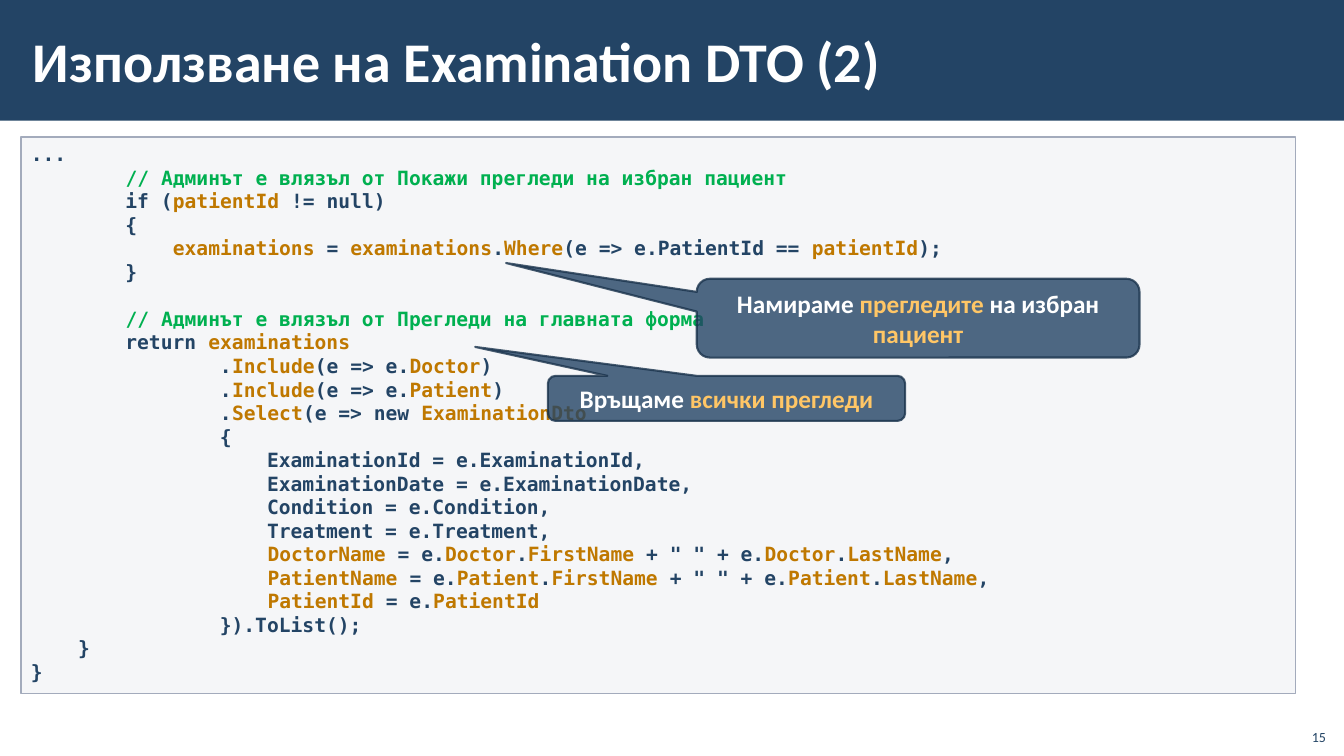
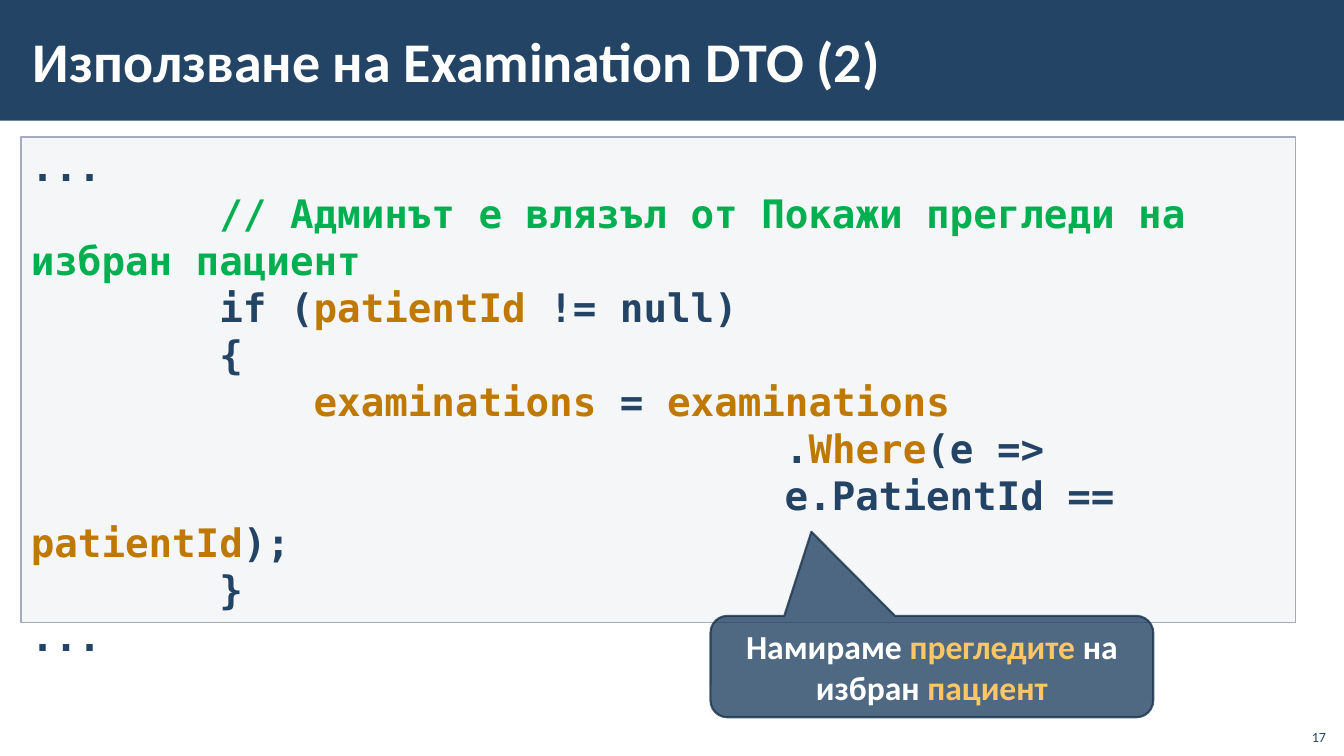
Before and after one commit to BG-IT-Edu/School-Programming, a slide deck: slide 17 of Courses/Software-Sciences/Module-4-Information-Systems-New/12-Implementation-of-Information-System/12-Implementation-of-Information-System-Third-Part.pptx (slide 15 before the commit). Drawn at 1344x756 pixels with LibreOffice and Linux fonts; fonts in the diff are those of the drawing; background and template pictures are left out. Boxes give left, top, right and bottom in pixels: in the first picture for what was removed or moved away, otherwise in the second. Text is boxed around its words. In the diff, an @@ line names an element or a change of style, - is before the commit and + after.

```diff
--- a/Courses/Software-Sciences/Module-4-Information-Systems-New/12-Implementation-of-Information-System/12-Implementation-of-Information-System-Third-Part.pptx
+++ b/Courses/Software-Sciences/Module-4-Information-Systems-New/12-Implementation-of-Information-System/12-Implementation-of-Information-System-Third-Part.pptx
@@ rectangle "...": place and size @@
-rectangle "..." at (21, 137, 1297, 694)
+rectangle "..." at (21, 137, 1297, 622)
@@ text in rectangle at (31, 199, 1185, 330): size 14 to 28 pt in "...", "// Админът е влязъл от Покажи прегледи ...", "if (patientId != null)", "{" and 1 more places @@
@@ text in rectangle at (125, 310, 989, 636): text changed; size 14 to 28 pt @@
-// Админът е влязъл от Прегледи на главната форма
-return examinations
-.Include(e => e.Doctor)
-.Include(e => e.Patient)
-.Select(e => new ExaminationDto
-{
-ExaminationId = e.ExaminationId,
-ExaminationDate = e.ExaminationDate,
-Condition = e.Condition,
-Treatment = e.Treatment,
-DoctorName = e.Doctor.FirstName + " " + e.Doctor.LastName,
-PatientName = e.Patient.FirstName + " " + e.Patient.LastName,
-PatientId = e.PatientId
-}).ToList();
-}
-}
+...
@@ text in rectangle at (31, 384, 1044, 565): text changed; size 14 to 28 pt @@
-examinations = examinations.Where(e => e.PatientId == patientId);
+examinations = examinations
+.Where(e =>
+e.PatientId == patientId);
@@ rounded speech box removed at (548, 376, 905, 421) @@
-Връщаме всички прегледи
@@ rounded speech box "Намираме прегледите на избран пациент": place and size @@
-rounded speech box "Намираме прегледите на избран пациент" at (697, 279, 1139, 358)
+rounded speech box "Намираме прегледите на избран пациент" at (711, 616, 1153, 718)
@@ rounded speech box "Намираме прегледите на избран пациент" at (711, 616, 1153, 718): size 18 to 24 pt; proportions changed @@
@@ page number at (1312, 733, 1326, 742): text changed @@
-15
+17
```
Also in this commit, not shown: 39 other slides changed, 5 slides added.
